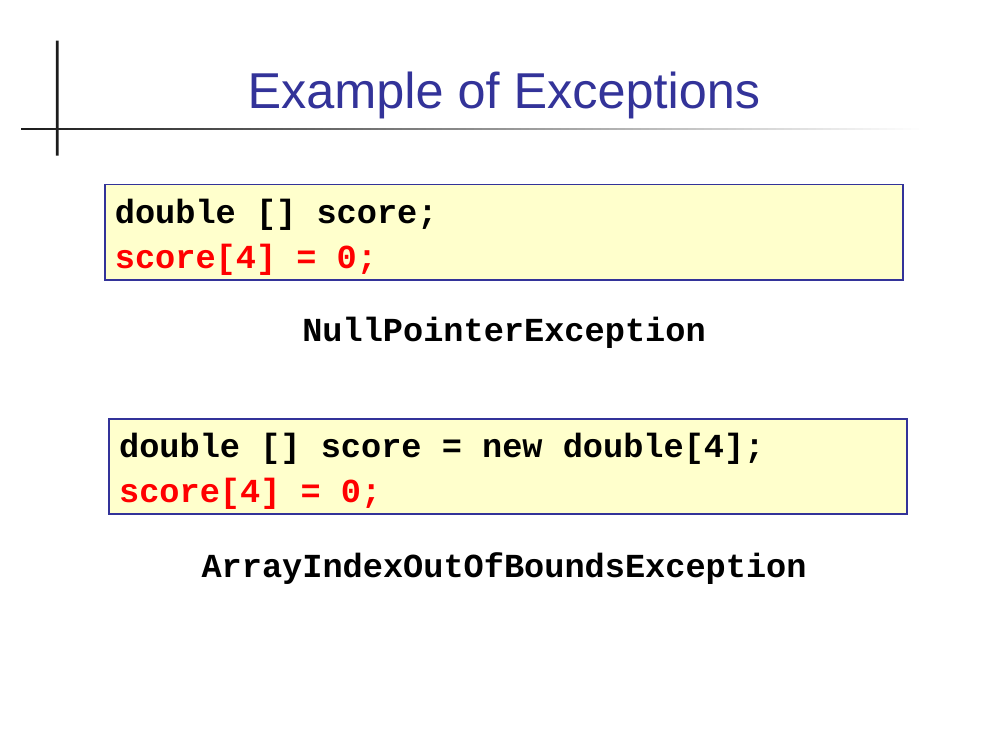
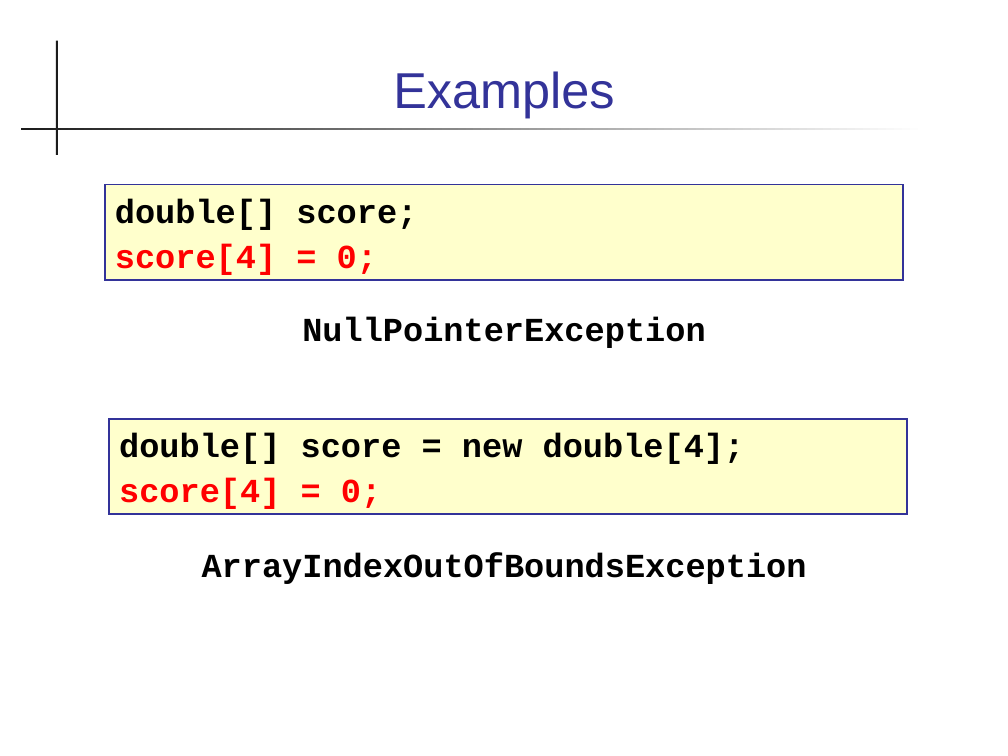
Before and after one commit to skeoop/skeoop.github.io, a slide deck: slide 4 of exceptions/Exceptions.ppt. Drawn at 1008x756 pixels with LibreOffice and Linux fonts; fonts in the diff are those of the drawing. Boxes give left, top, right and bottom in pixels: in the first picture for what was removed or moved away, otherwise in the second. Text is boxed around its words. In the diff, an @@ line names an element or a change of style, - is before the commit and + after.

Commit message:
revise slides on exceptions

```diff
--- a/exceptions/Exceptions.ppt
+++ b/exceptions/Exceptions.ppt
@@ title at [393, 71, 614, 118]: text changed @@
-Example of Exceptions
+Examples
@@ text in rectangle at [115, 199, 417, 230]: text changed @@
-double [] score;
+double[] score;
@@ text in rectangle at [119, 433, 745, 464]: text changed @@
-double [] score = new double[4];
+double[] score = new double[4];
```
Also in this commit, not shown: 33 other slides changed, 3 slides added, 25 slides removed, 7 other files.
